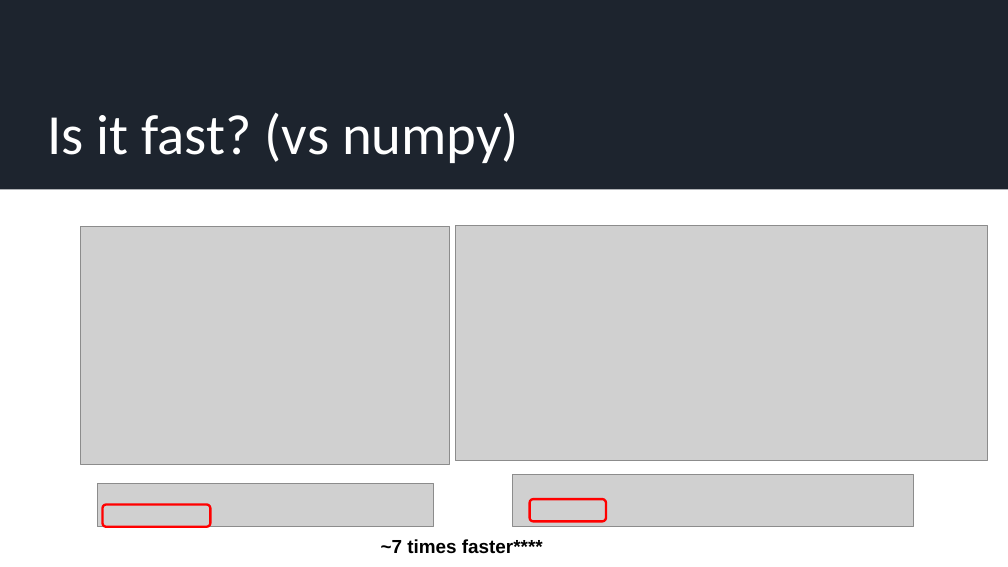
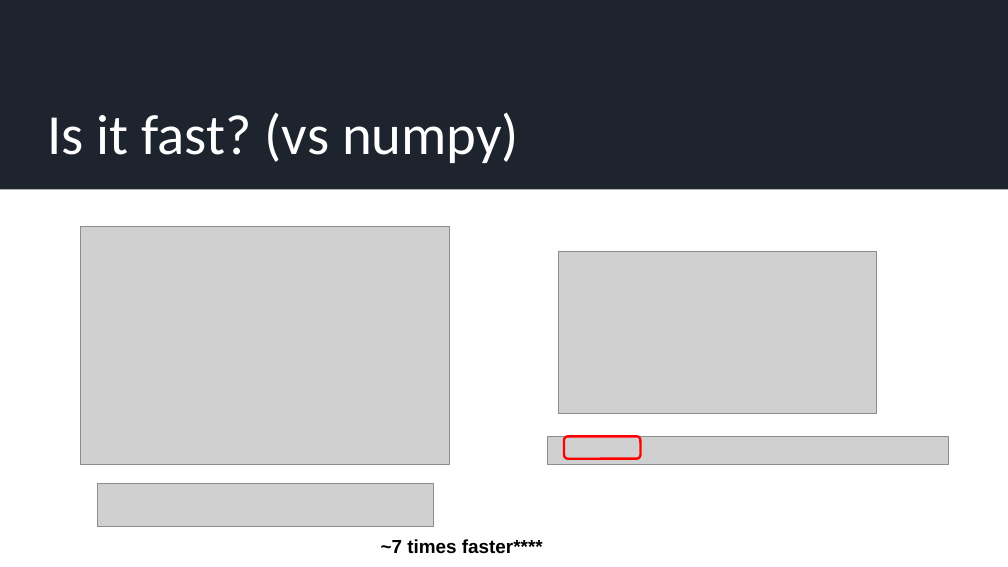
Before and after one commit to JamieMair/julia-for-research-with-hpc, a slide deck: slide 6 of Practical examples of accelerating numerical and ML research.pptx (slide 7 before the commit). Drawn at 1008x567 pixels with LibreOffice and Linux fonts; fonts in the diff are those of the drawing; grey boxes stand for pictures. Boxes give left, top, right and bottom in pixels: in the first picture for what was removed or moved away, otherwise in the second. Text is boxed around its words. In the diff, an @@ line names an element or a change of style, - is before the commit and + after.

```diff
--- a/Practical examples of accelerating numerical and ML research.pptx
+++ b/Practical examples of accelerating numerical and ML research.pptx
@@ picture: place and size @@
-picture at bbox=[456, 225, 988, 461]
+picture at bbox=[558, 252, 877, 414]
@@ picture: place and size @@
-picture at bbox=[513, 475, 913, 527]
+picture at bbox=[547, 436, 948, 464]
@@ rounded rectangle: place and size @@
-rounded rectangle at bbox=[530, 499, 606, 522]
+rounded rectangle at bbox=[564, 436, 640, 459]
@@ rounded rectangle removed at bbox=[103, 504, 211, 527] @@
```
Also in this commit, not shown: 9 other slides changed, 2 slides added, 1 slide removed, 2 other files.
